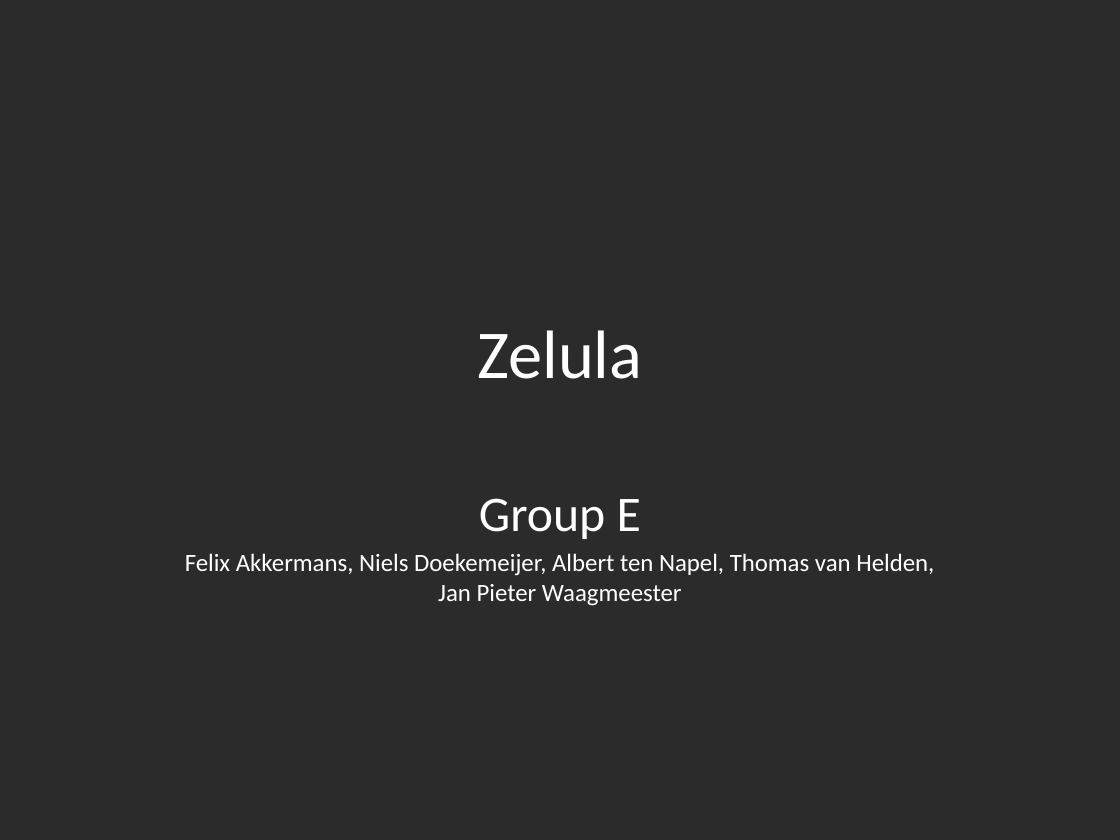
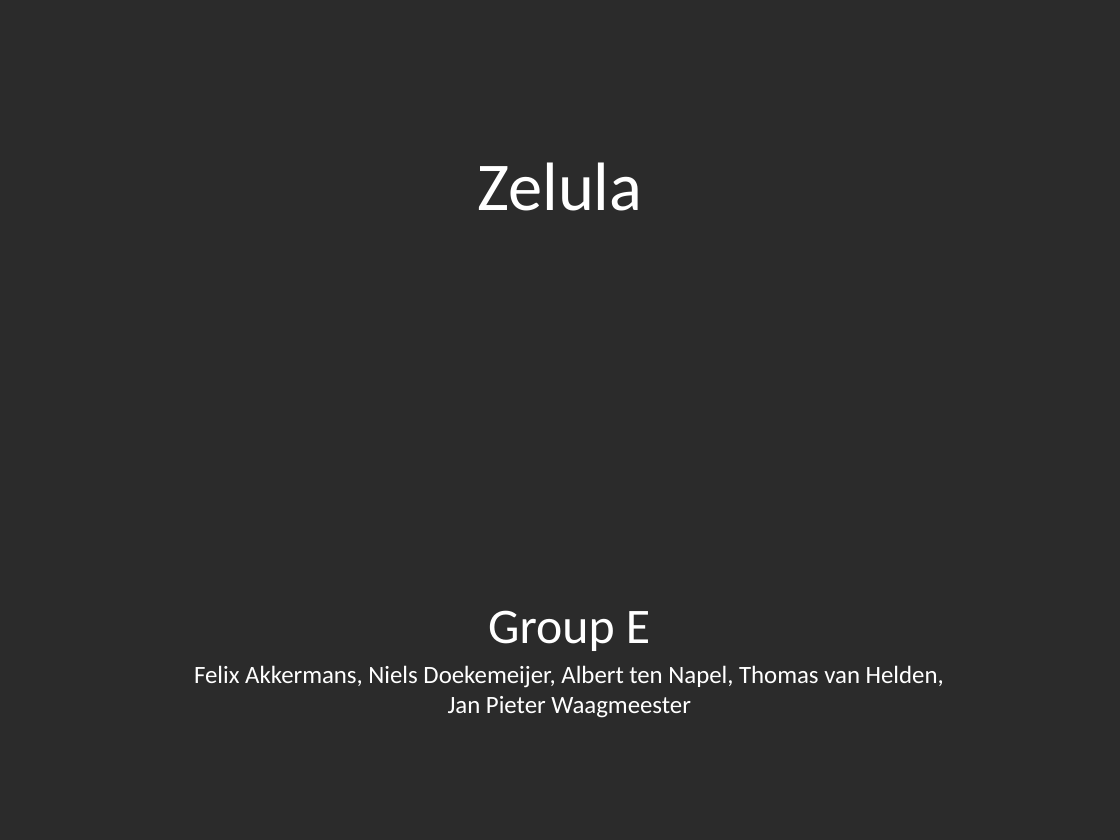
Before and after one commit to FelixAkk/synthbio, a slide deck: slide 1 of Presentation/Zelula.pptx. Drawn at 1120x840 pixels with LibreOffice and Linux fonts; fonts in the diff are those of the drawing; background and template pictures are left out; a plain dark background stands for a picture behind light text. Boxes give left, top, right and bottom in pixels: in the first picture for what was removed or moved away, otherwise in the second. Text is boxed around its words. In the diff, an @@ line names an element or a change of style, - is before the commit and + after.

```diff
--- a/Presentation/Zelula.pptx
+++ b/Presentation/Zelula.pptx
@@ title "Zelula": place and size @@
-title "Zelula" at <box>477,330,642,379</box>
+title "Zelula" at <box>477,162,642,211</box>
@@ subtitle "Group E": place and size @@
-subtitle "Group E" at <box>185,498,934,606</box>
+subtitle "Group E" at <box>194,610,944,718</box>
```
Also in this commit, not shown: 2 other slides changed, 3 slides added, 3 slides removed, 2 other files.
